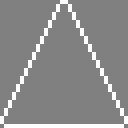
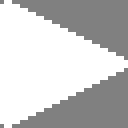
Two versions of the same layered image (128 x 128). Layer-by-layer changes:
painted on "Layer" over [0, 0, 128, 128]
